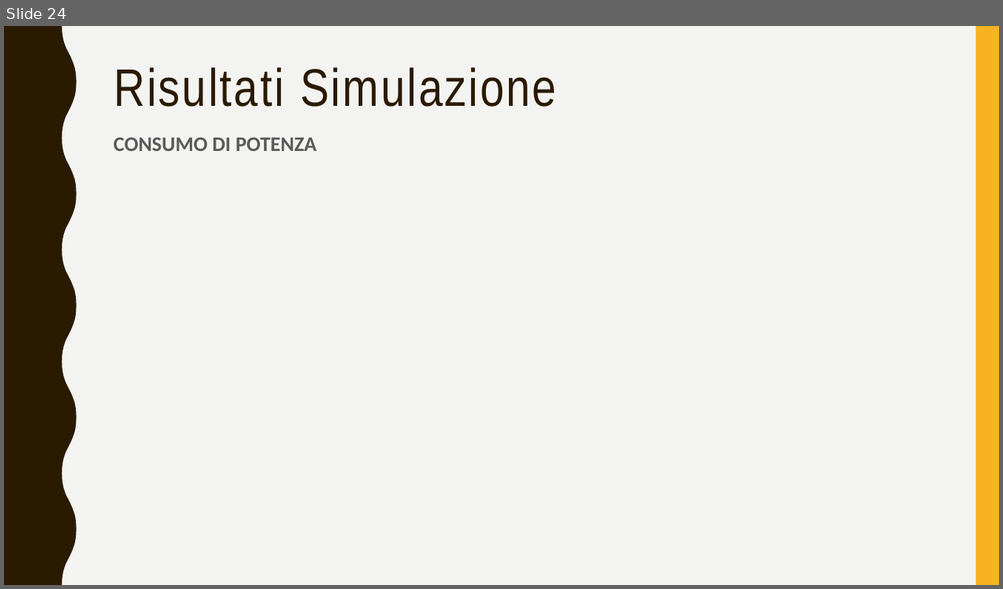
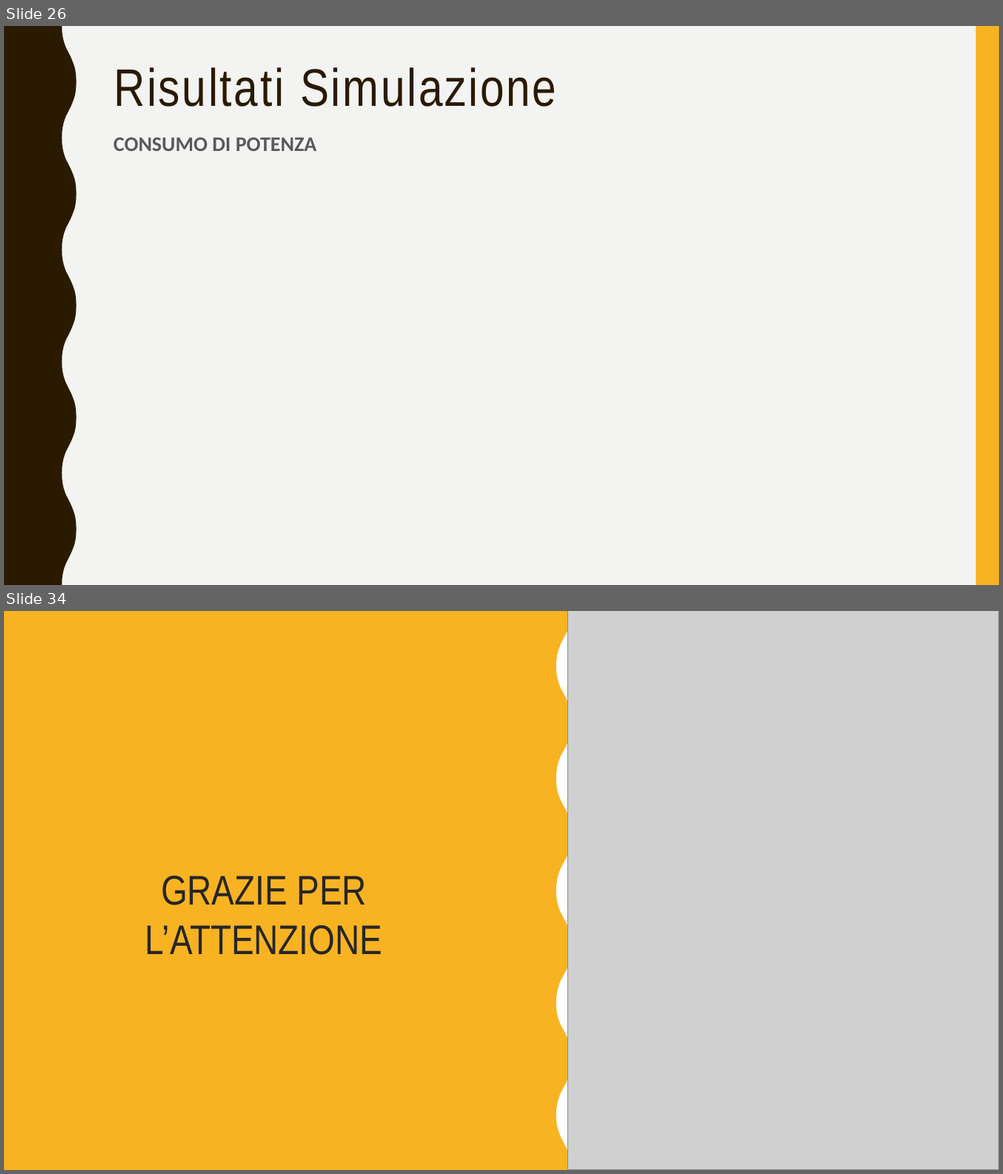
Before and after one commit to alessio-capello/MicroElectronics, a slide deck: MicroB/MicroBpresentazione.pptx. Shown one above the other, each under a label of ours: slide 24 before the commit, slides 26 and 34 after it; the slides between them are not shown. The pictures are 1003x589 and 1003x1174 pixels, drawn with LibreOffice and Linux fonts; fonts in the diff are those of the drawing; grey boxes stand for pictures. Boxes give left, top, right and bottom in pixels: in the first picture for what was removed or moved away, otherwise in the second. Text is boxed around its words. In the diff, an @@ line names an element or a change of style, - is before the commit and + after.

```diff
--- a/MicroB/MicroBpresentazione.pptx
+++ b/MicroB/MicroBpresentazione.pptx
@@ slide 34 added at [4,611,999,1170], background #F8B323 @@
@@ rectangle added at [4,611,27,1170], fill #2A1A00 @@
@@ rectangle added at [4,611,999,1170], fill #F8B323 @@
@@ freeform shape added at [556,611,987,1170], fill #FFFFFF @@
@@ picture added at [568,611,999,1170] @@
@@ subtitle added at [145,876,382,955], 40 pt, text #262626 @@
+GRAZIE PER L’ATTENZIONE
@@ what was slide 24 is now slide 26 @@
```
Also in this commit, not shown: 17 slides changed, 7 other slides added, 43 other files.
